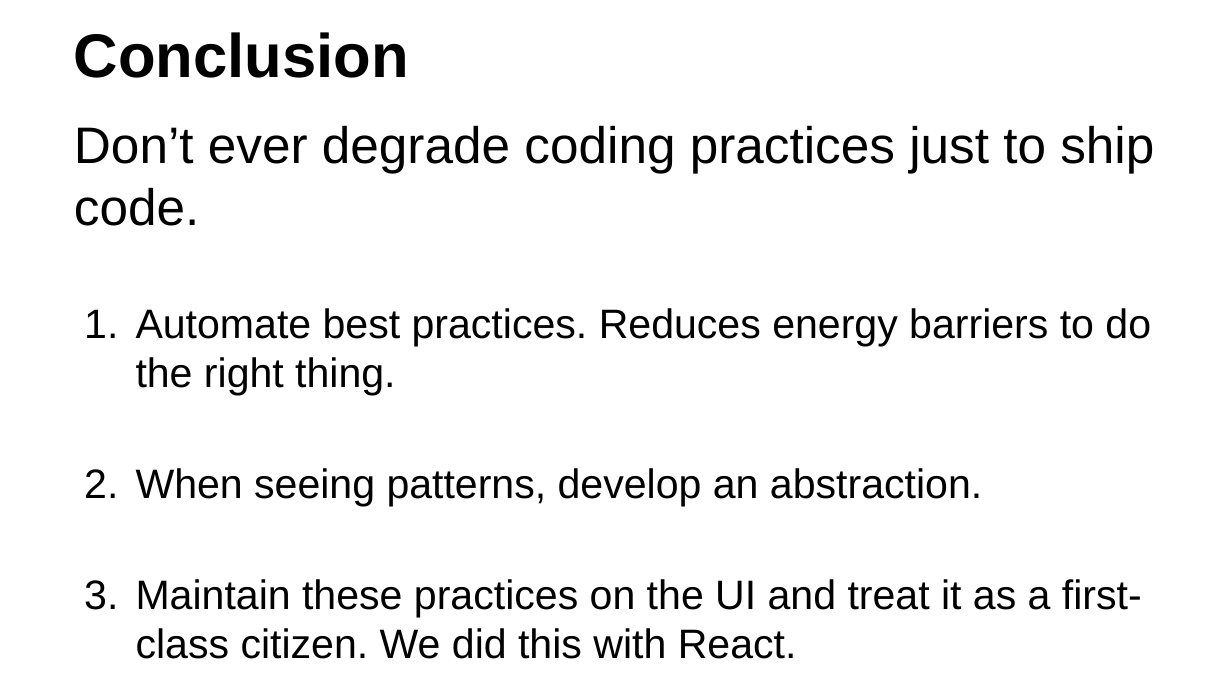
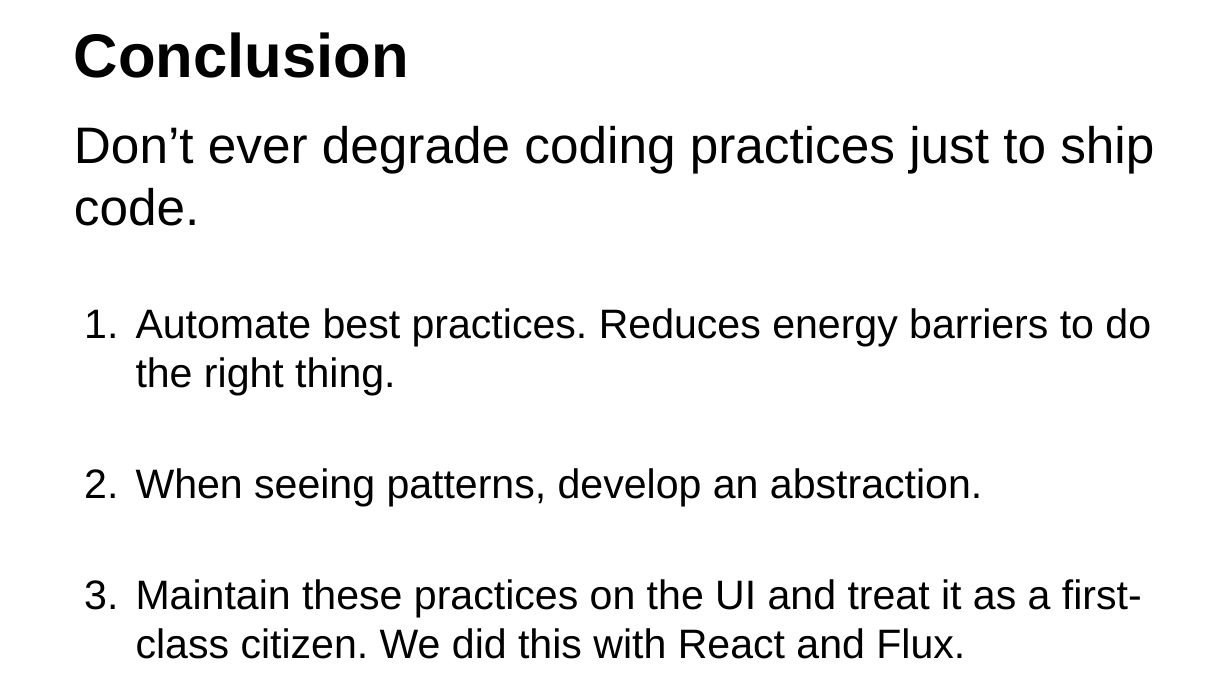
Before and after one commit to ambitioninc/ambition-pytennessee, a slide deck: slide 44 of slides/ambition_pytennessee.pptx. Drawn at 1232x693 pixels with LibreOffice and Linux fonts; fonts in the diff are those of the drawing. Boxes give left, top, right and bottom in pixels: in the first picture for what was removed or moved away, otherwise in the second. Text is boxed around its words. In the diff, an @@ line names an element or a change of style, - is before the commit and + after.

Commit message:
update slides

```diff
--- a/slides/ambition_pytennessee.pptx
+++ b/slides/ambition_pytennessee.pptx
@@ text at bbox=[136, 579, 1142, 659]: text changed @@
-3. Maintain these practices on the UI and treat it as a first-class citizen. We did this with React.
+3. Maintain these practices on the UI and treat it as a first-class citizen. We did this with React and Flux.
```
Also in this commit, not shown: 2 other slides changed, 1 other file.
